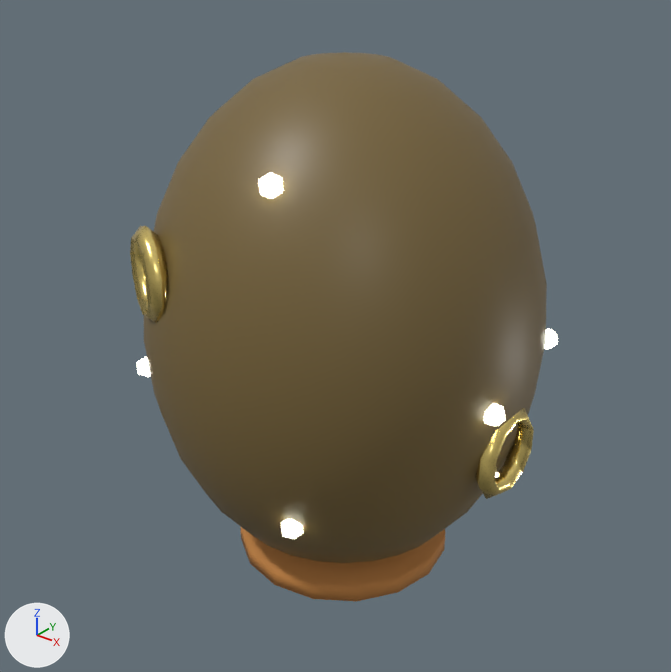
An edit to the glTF model public/assets/models/eggs/egg_volcano_00.glb, drawn before and after from the same camera.
Both versions are drawn from a 50 mm camera at (1.002, -1.289, 1.256) aimed at (-0.008, -0.025, 0.473). Lighting does not change. The marker at lower left points along +X, +Y and +Z. The first picture is the older version. Vertices at exactly the same position are counted once.

Names of what the first picture shows: 'ball'.
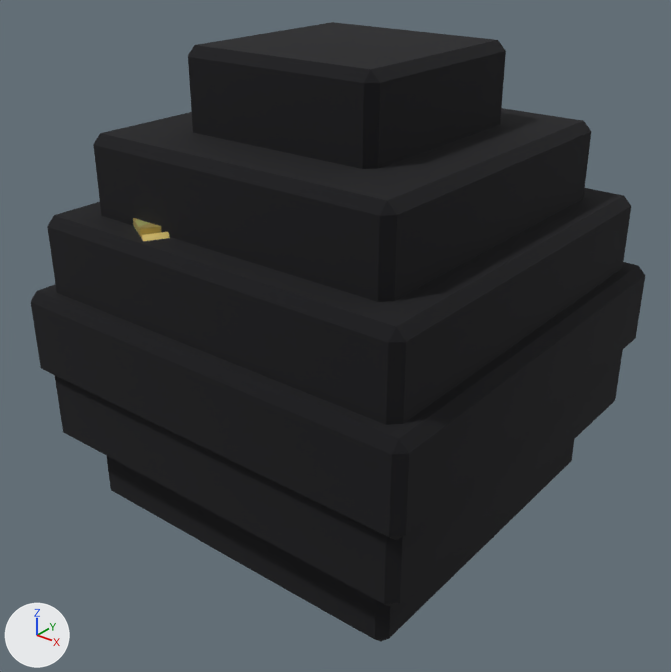
Changed parts and their boxes [x1, y1, x2, y2] in the pictures (671 x 672 px):
'ball', surface changed, reshaped, moved, rescaled (43% wider, 13% taller): before [130, 52, 558, 601]; after [31, 22, 645, 641]
part 1 of me_ball, rebuilt: before [144, 52, 547, 601]; after [188, 22, 506, 169]
part 2 of me_ball, deleted: before [130, 172, 558, 539]
part 3 of me_ball, added: after [31, 108, 645, 641]

Diff of the bpy script that builds the scene:
```diff
--- a/public/assets/models/eggs/egg_volcano_00.glb.py
+++ b/public/assets/models/eggs/egg_volcano_00.glb.py
@@ img_px3 @@
+img_px3 = load_image('px3', '_unpacked/px3', 16, 16, 'sRGB')
@@ mat_m3 @@
 mat_m3 = principled_material('m3')
-mat_m3.base_color = (1.0, 0.78, 0.25)  # yellow #ffe589
-mat_m3.metallic = 1.0
-mat_m3.roughness = 0.25
+mat_m3.texture = img_px3
+mat_m3.metallic = 0.7
+mat_m3.roughness = 0.35
@@ mat_outline_ink @@
+mat_outline_ink = principled_material('Outline_Ink')
+mat_outline_ink.base_color = (0.004, 0.004, 0.006)  # black #0d0d12
+mat_outline_ink.roughness = 1.0
@@ me_ball @@
 # used by ob_ball; location = (0.0, 0.0, 0.0)
-me_ball.from_pydata(...)  # 639 vertices, 1232 faces; spans x -0.395..0.395, y -0.388..0.388, z 0.0..1.0
+me_ball.from_pydata(...)  # 616 vertices, 1036 faces; spans x -0.82..0.82, y -0.82..0.82, z -1.0..1.0
+# me_ball part 1: the loose piece of 399 vertices spanning x -0.38..0.38, y -0.388..0.372, z 0.0..1.0 is rebuilt with 24 vertices and now spans x -0.388..0.388, y -0.388..0.388, z 0.67..1.0, in mat_outline_ink (black #0d0d12)
+# me_ball part 2: 13 loose pieces with 240 vertices, spanning x -0.395..0.395, y -0.374..0.388, z 0.235..0.866, are deleted
+# me_ball part 3: 560 vertices added at x -0.82..0.82, y -0.82..0.82, z -1.0..0.979
+# other edits to the shape of me_ball do not show in these pictures
 me_ball.materials.append(mat_m0)
@@ me_ball @@
 me_ball.materials.append(mat_m6)
+me_ball.materials.append(mat_outline_ink)  # black #0d0d12
@@ ob_ball @@
 ob_ball = bpy.data.objects.new('ball', me_ball)
-ob_ball.location = (0.0, 0.0, 0.0)
+ob_ball.location = (0.0, 0.0, 0.503)
+ob_ball.scale = (0.513, 0.513, 0.513)
```
